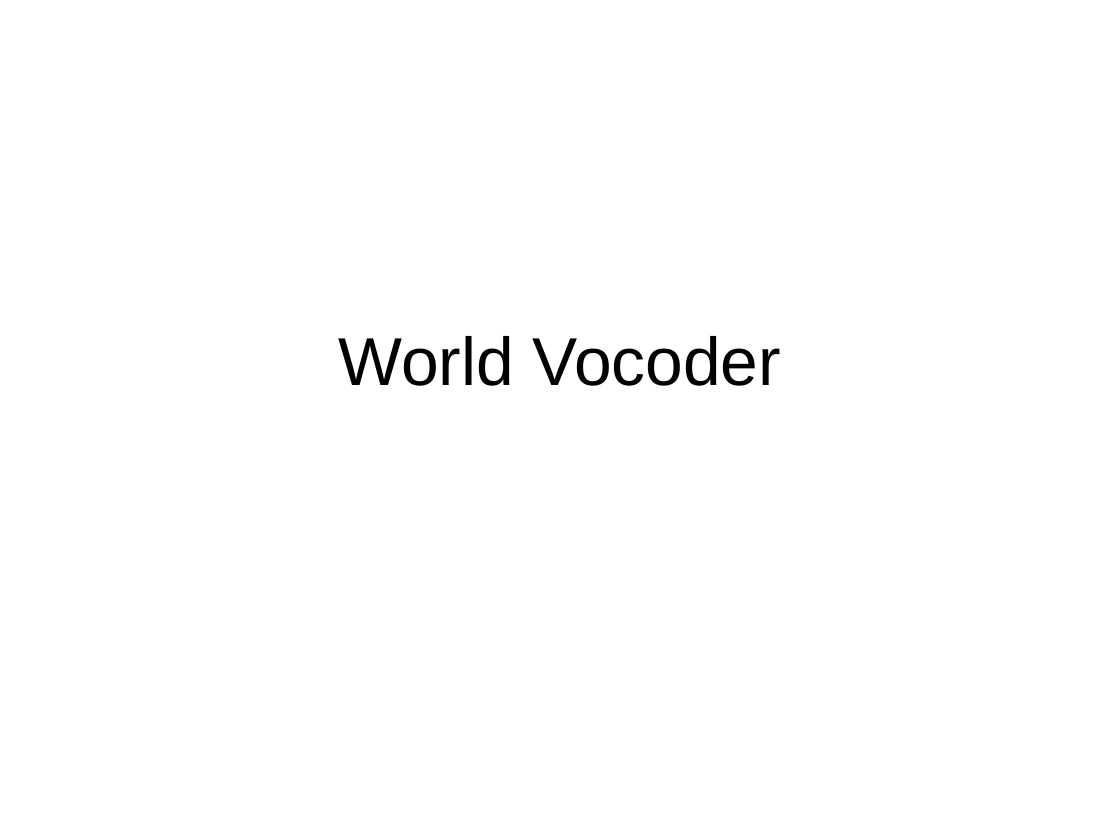
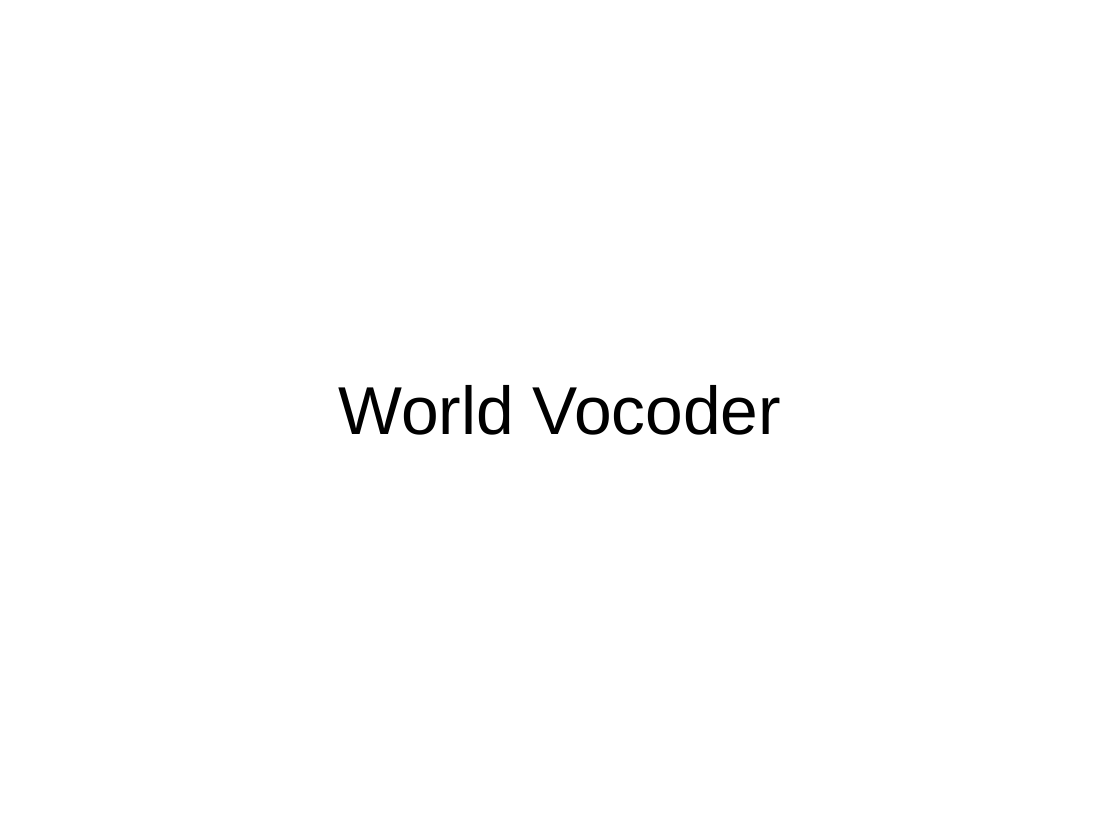
Before and after one commit to iloveat/book_share, a slide deck: slide 1 of world/world.odp. Drawn at 1120x840 pixels with LibreOffice and Linux fonts; fonts in the diff are those of the drawing. Boxes give left, top, right and bottom in pixels: in the first picture for what was removed or moved away, otherwise in the second. Text is boxed around its words. In the diff, an @@ line names an element or a change of style, - is before the commit and + after.

```diff
--- a/world/world.odp
+++ b/world/world.odp
@@ subtitle "World Vocoder": place and size @@
-subtitle "World Vocoder" at (338,336,781,386)
+subtitle "World Vocoder" at (338,385,781,435)
```
Also in this commit, not shown: 1 other slide changed, 1 slide added, 1 slide removed, 1 other file.
